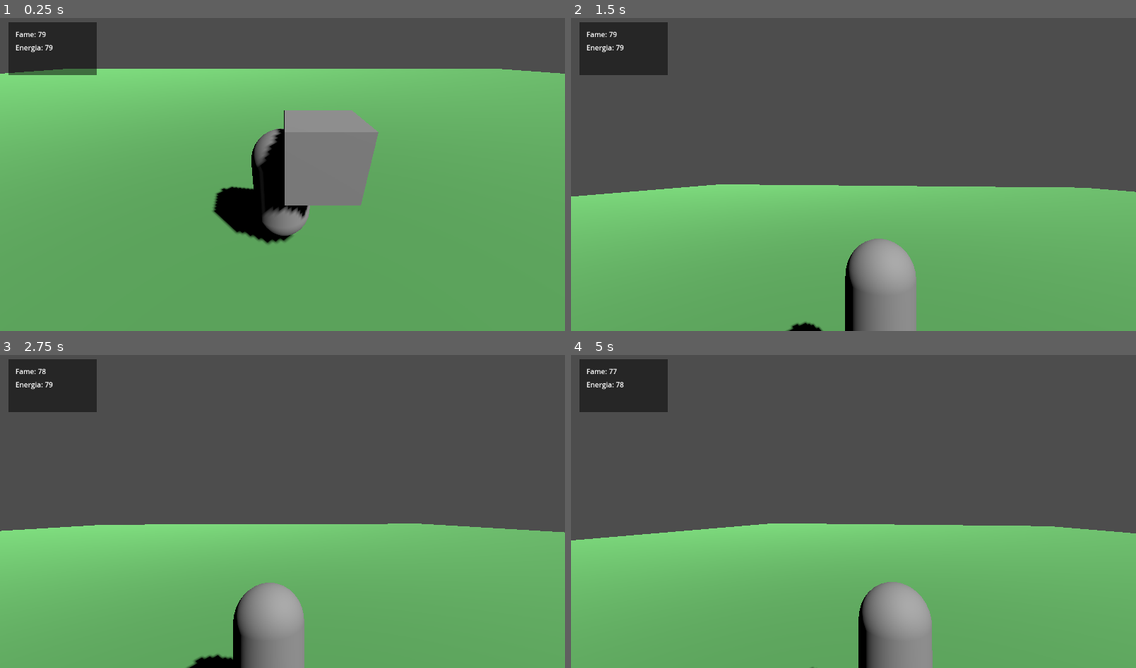
Above: before the commit, frames 1-4 (two rows, left to right).
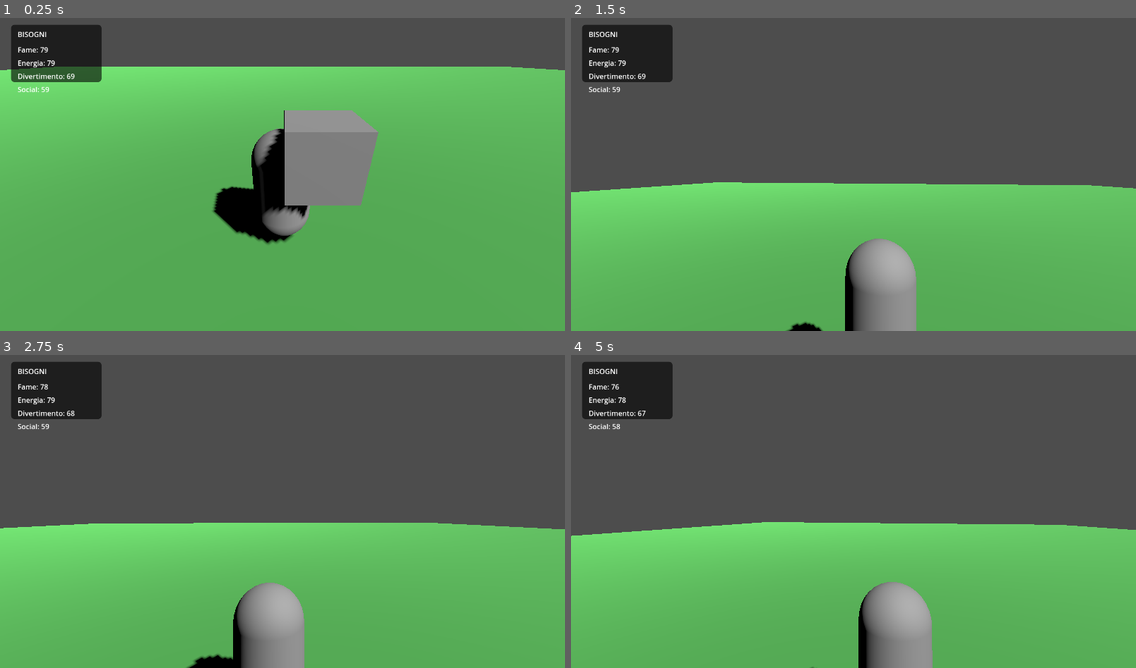
Above: after the commit, the same moments.

Repository: bonaventuratommasosam-bot/gribbit-town-unreal
Game: Godot game, scene res://scenes/MainWorld.tscn
Same seed, same stepped clock (60 frames per second), same inputs: the game is played once before the commit and once after it.
Inputs (mouse positions are in pixels of both pictures, inside the frame that each line leads up to):
- Up to frame 1 (0.25 s): no input
- Up to frame 2 (1.5 s): tap Enter at 0.5 s; move the mouse to (881, 171) at 0.52 s; hold W (ui_up) from 0.53 s (still down); click (881, 171) at 0.6 s; tap Space (ui_accept) at 0.77 s; move the mouse to (825, 174) at 1.27 s; right-click (825, 174) at 1.35 s
- Up to frame 3 (2.75 s): keep holding W (ui_up); tap Space (ui_accept) at 1.52 s; move the mouse to (293, 505) at 2.02 s; tap E at 2.1 s
- Up to frame 4 (5 s): keep holding W (ui_up); tap Space (ui_accept) at 2.75, 3.02, 3.77, 4.52 s; move the mouse to (847, 514) at 2.77 s; click (847, 514) at 2.85 s; move the mouse to (893, 514) at 3.52 s; right-click (893, 514) at 3.6 s; move the mouse to (808, 505) at 4.27 s; tap E at 4.35 s

The runs differ from the first frame. In frame 1, 1.7% of the frame differs, in the area x 0-100%, y 1-24%; in frame 2, 1.8%, in the area x 0-100%, y 1-57%; in frame 3, 1.5%; in frame 4, 1.7%.

Commit message:
Big update to Godot version: Main Menu, improved UI, all 4 needs visible, better documentation

Diff:
--- /dev/null
+++ b/godot/scenes/MainMenu.tscn
@@ -0,0 +1,56 @@
+[gd_scene load_steps=2 format=3 uid="uid://mainmenu"]
+
+[ext_resource type="Script" path="res://scripts/MainMenu.gd" id="1"]
+
+[node name="MainMenu" type="Control"]
+layout_mode = 3
+anchors_preset = 15
+anchor_right = 1.0
+anchor_bottom = 1.0
+grow_horizontal = 2
+grow_vertical = 2
+
+[node name="ColorRect" type="ColorRect" parent="."]
+layout_mode = 1
+anchors_preset = 15
+anchor_right = 1.0
+anchor_bottom = 1.0
+grow_horizontal = 2
+grow_vertical = 2
+color = Color(0.15, 0.25, 0.35, 1)
+
+[node name="VBoxContainer" type="VBoxContainer" parent="."]
+layout_mode = 1
+anchors_preset = 8
+anchor_left = 0.5
+anchor_top = 0.5
+anchor_right = 0.5
+anchor_bottom = 0.5
+grow_horizontal = 2
+grow_vertical = 2
+alignment = 1
+
+[node name="Title" type="Label" parent="VBoxContainer"]
+layout_mode = 2
+text = "GRIBBITS TOWN"
+horizontal_alignment = 1
+
+[node name="Subtitle" type="Label" parent="VBoxContainer"]
+layout_mode = 2
+text = "Sandbox con rane antropomorfe"
+horizontal_alignment = 1
+
+[node name="Spacer" type="Control" parent="VBoxContainer"]
+layout_mode = 2
+custom_minimum_size = Vector2(0, 40)
+
+[node name="PlayButton" type="Button" parent="VBoxContainer"]
+layout_mode = 2
+text = "GIOCA"
+
+[node name="QuitButton" type="Button" parent="VBoxContainer"]
+layout_mode = 2
+text = "ESCI"
+
+[connection signal="pressed" from="VBoxContainer/PlayButton" to="." method="_on_play_pressed"]
+[connection signal="pressed" from="VBoxContainer/QuitButton" to="." method="_on_quit_pressed"]
--- a/godot/scenes/MainWorld.tscn
+++ b/godot/scenes/MainWorld.tscn
@@ -1,23 +1,27 @@
-[gd_scene load_steps=9 format=3 uid="uid://mainworld"]
+[gd_scene load_steps=10 format=3 uid="uid://mainworld"]
 
 [ext_resource type="PackedScene" uid="uid://gribbitplayer" path="res://scenes/GribbitPlayer.tscn" id="1"]
 [ext_resource type="Script" path="res://scripts/BuildingSystem.gd" id="2"]
 [ext_resource type="Script" path="res://scripts/NeedsSystem.gd" id="3"]
 
 [sub_resource type="BoxShape3D" id="BoxShape3D_1"]
-size = Vector3(100, 1, 100)
+size = Vector3(120, 1, 120)
 
 [sub_resource type="BoxMesh" id="BoxMesh_1"]
-size = Vector3(100, 1, 100)
+size = Vector3(120, 1, 120)
 
 [sub_resource type="StandardMaterial3D" id="StandardMaterial3D_1"]
-albedo_color = Color(0.35, 0.65, 0.35, 1)
+albedo_color = Color(0.3, 0.65, 0.3, 1)
 
 [sub_resource type="BoxMesh" id="BoxMesh_Preview"]
 size = Vector3(0.95, 0.95, 0.95)
 
 [sub_resource type="StyleBoxFlat" id="StyleBoxFlat_1"]
-bg_color = Color(0, 0, 0, 0.5)
+bg_color = Color(0, 0, 0, 0.6)
+corner_radius_top_left = 8
+corner_radius_top_right = 8
+corner_radius_bottom_right = 8
+corner_radius_bottom_left = 8
 
 [node name="MainWorld" type="Node3D"]
 
@@ -31,8 +35,8 @@
 script = ExtResource("3")
 
 [node name="DirectionalLight3D" type="DirectionalLight3D" parent="."]
-transform = Transform3D(0.707107, -0.5, 0.5, 0, 0.707107, 0.707107, -0.707107, -0.5, 0.5, 0, 15, 0)
-light_energy = 1.3
+transform = Transform3D(0.707107, -0.5, 0.5, 0, 0.707107, 0.707107, -0.707107, -0.5, 0.5, 0, 18, 0)
+light_energy = 1.4
 shadow_enabled = true
 
 [node name="Floor" type="StaticBody3D" parent="."]
@@ -59,26 +63,50 @@
 
 [node name="NeedsPanel" type="Panel" parent="UI"]
 layout_mode = 0
-offset_left = 20.0
-offset_top = 20.0
-offset_right = 220.0
-offset_bottom = 140.0
+offset_left = 25.0
+offset_top = 25.0
+offset_right = 230.0
+offset_bottom = 155.0
 theme_override_styles/panel = SubResource("StyleBoxFlat_1")
+
+[node name="Title" type="Label" parent="UI/NeedsPanel"]
+layout_mode = 0
+offset_left = 15.0
+offset_top = 10.0
+offset_right = 195.0
+offset_bottom = 33.0
+text = "BISOGNI"
 
 [node name="HungerLabel" type="Label" parent="UI/NeedsPanel"]
 layout_mode = 0
 offset_left = 15.0
-offset_top = 15.0
-offset_right = 185.0
-offset_bottom = 38.0
+offset_top = 45.0
+offset_right = 195.0
+offset_bottom = 68.0
 text = "Fame: 80"
 
 [node name="EnergyLabel" type="Label" parent="UI/NeedsPanel"]
 layout_mode = 0
 offset_left = 15.0
-offset_top = 45.0
-offset_right = 185.0
-offset_bottom = 68.0
+offset_top = 75.0
+offset_right = 195.0
+offset_bottom = 98.0
 text = "Energia: 80"
 
+[node name="FunLabel" type="Label" parent="UI/NeedsPanel"]
+layout_mode = 0
+offset_left = 15.0
+offset_top = 105.0
+offset_right = 195.0
+offset_bottom = 128.0
+text = "Divertimento: 70"
+
+[node name="SocialLabel" type="Label" parent="UI/NeedsPanel"]
+layout_mode = 0
+offset_left = 15.0
+offset_top = 135.0
+offset_right = 195.0
+offset_bottom = 158.0
+text = "Social: 60"
+
 [node name="WorldEnvironment" type="WorldEnvironment" parent="."]
--- /dev/null
+++ b/godot/scripts/MainMenu.gd
@@ -0,0 +1,7 @@
+extends Control
+
+func _on_play_pressed():
+	get_tree().change_scene_to_file("res://scenes/MainWorld.tscn")
+
+func _on_quit_pressed():
+	get_tree().quit()
--- a/godot/scripts/NeedsSystem.gd
+++ b/godot/scripts/NeedsSystem.gd
@@ -7,21 +7,22 @@
 
 @onready var hunger_label = $"../UI/NeedsPanel/HungerLabel"
 @onready var energy_label = $"../UI/NeedsPanel/EnergyLabel"
+@onready var fun_label = $"../UI/NeedsPanel/FunLabel"
+@onready var social_label = $"../UI/NeedsPanel/SocialLabel"
 
 func _process(delta):
-	# Slow decay
-	hunger = clamp(hunger - 0.5 * delta, 0, 100)
-	energy = clamp(energy - 0.3 * delta, 0, 100)
-	fun = clamp(fun - 0.4 * delta, 0, 100)
-	social = clamp(social - 0.25 * delta, 0, 100)
+	hunger = clamp(hunger - 0.6 * delta, 0, 100)
+	energy = clamp(energy - 0.35 * delta, 0, 100)
+	fun = clamp(fun - 0.45 * delta, 0, 100)
+	social = clamp(social - 0.3 * delta, 0, 100)
 
 	update_ui()
 
 func update_ui():
-	if hunger_label:
-		hunger_label.text = "Fame: %d" % hunger
-	if energy_label:
-		energy_label.text = "Energia: %d" % energy
+	if hunger_label: hunger_label.text = "Fame: %d" % hunger
+	if energy_label: energy_label.text = "Energia: %d" % energy
+	if fun_label: fun_label.text = "Divertimento: %d" % fun
+	if social_label: social_label.text = "Social: %d" % social
 
 func modify_need(need_name: String, amount: float):
 	match need_name:
Not shown, changed: godot/README.md
